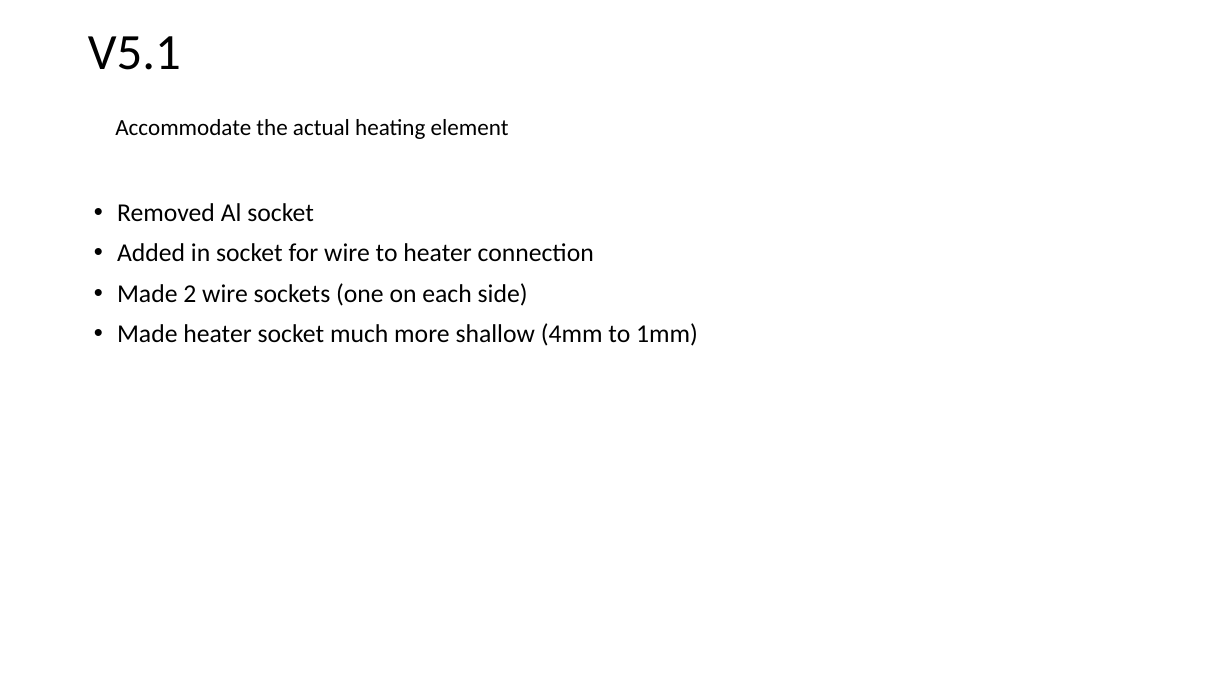
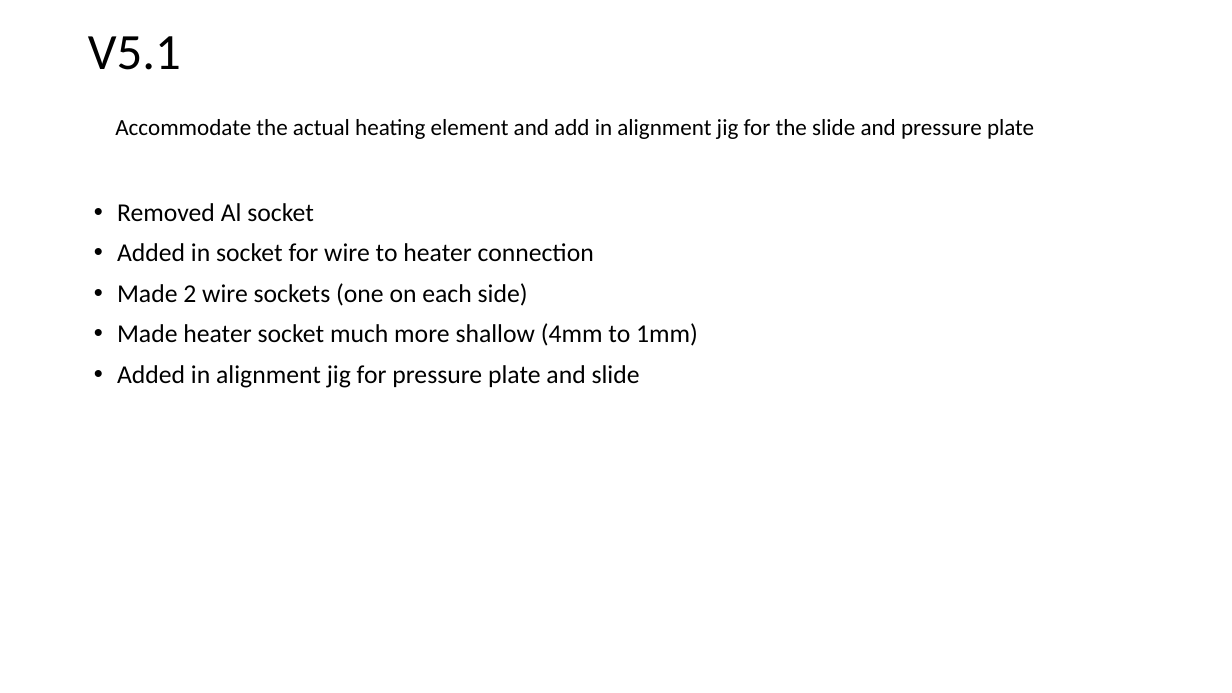
Before and after one commit to mdanderson03/SpectrePlex, a slide deck: slide 11 of 3D model/version logs and observations/Changelogs for Chamber for AutoCIF.pptx. Drawn at 1232x693 pixels with LibreOffice and Linux fonts; fonts in the diff are those of the drawing. Boxes give left, top, right and bottom in pixels: in the first picture for what was removed or moved away, otherwise in the second. Text is boxed around its words. In the diff, an @@ line names an element or a change of style, - is before the commit and + after.

```diff
--- a/3D model/version logs and observations/Changelogs for Chamber for AutoCIF.pptx
+++ b/3D model/version logs and observations/Changelogs for Chamber for AutoCIF.pptx
@@ text at box(115, 119, 1034, 139): text changed @@
-Accommodate the actual heating element
+Accommodate the actual heating element and add in alignment jig for the slide and pressure plate
@@ text at box(117, 365, 640, 388): paragraph added @@
+• Added in alignment jig for pressure plate and slide
```
Also in this commit, not shown: 3 other files.
